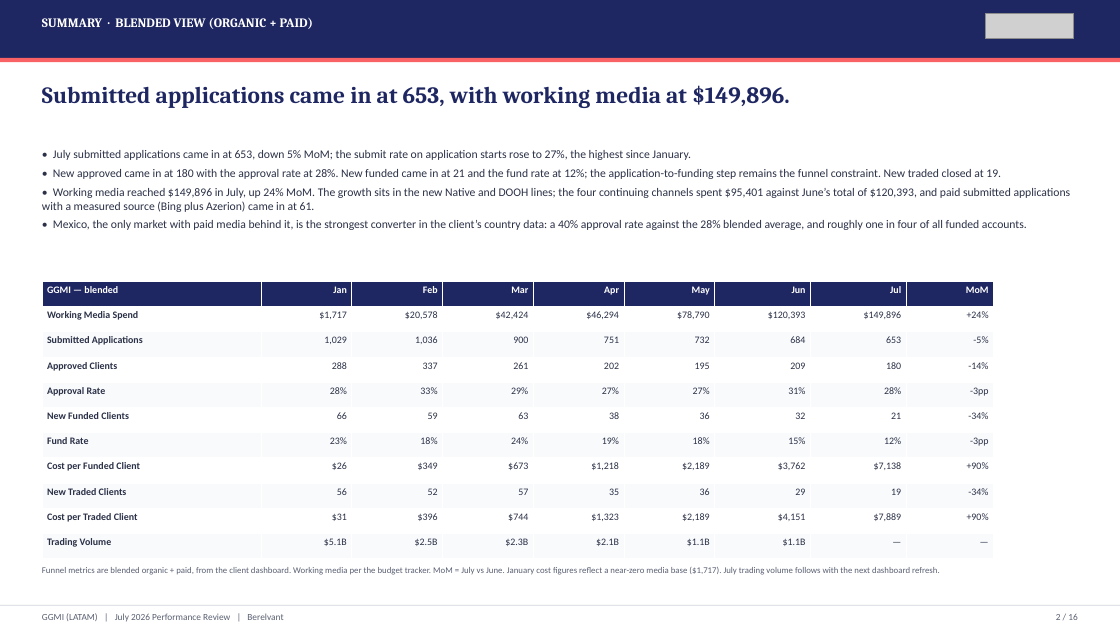
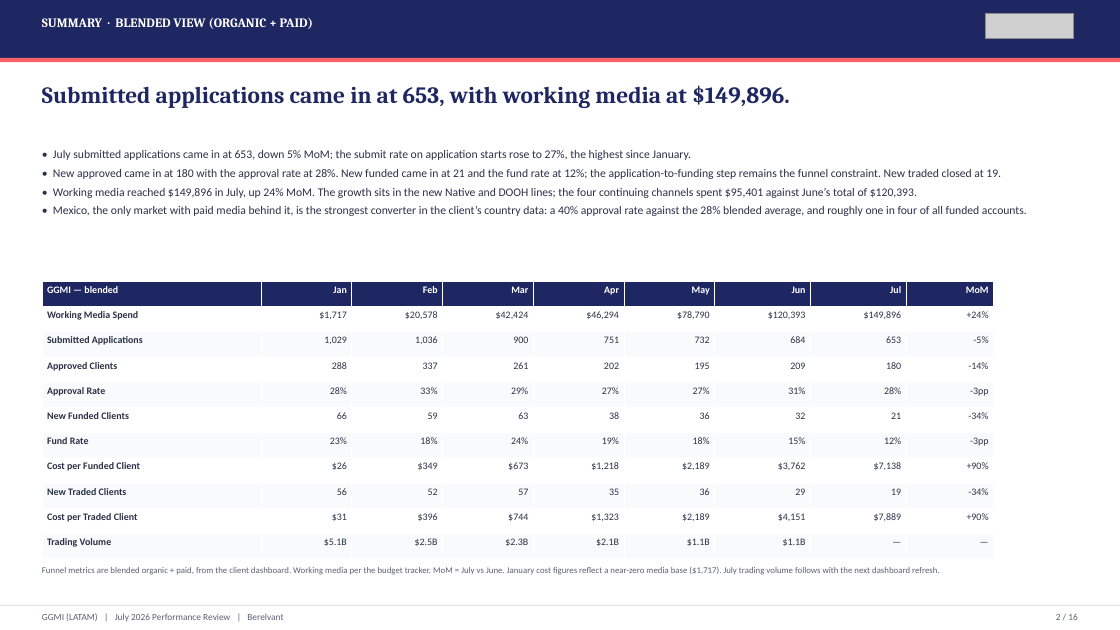
Before and after one commit to hablapro/brlvnt-reporting-hub, a slide deck: slide 2 of reports/forex/ggmi/2026-07/output/GGMI_LATAM_July_2026_Performance_Review.pptx. Drawn at 1120x630 pixels with LibreOffice and Linux fonts; fonts in the diff are those of the drawing; grey boxes stand for pictures. Boxes give left, top, right and bottom in pixels: in the first picture for what was removed or moved away, otherwise in the second. Text is boxed around its words. In the diff, an @@ line names an element or a change of style, - is before the commit and + after.

```diff
--- a/reports/forex/ggmi/2026-07/output/GGMI_LATAM_July_2026_Performance_Review.pptx
+++ b/reports/forex/ggmi/2026-07/output/GGMI_LATAM_July_2026_Performance_Review.pptx
@@ text at (x1=53, y1=188, x2=917, y2=198): text changed @@
-• Working media reached $149,896 in July, up 24% MoM. The growth sits in the new Native and DOOH lines; the four continuing channels spent $95,401 against June’s total of $120,393, and paid submitted applications with a measured source (Bing plus Azerion) came in at 61.
+• Working media reached $149,896 in July, up 24% MoM. The growth sits in the new Native and DOOH lines; the four continuing channels spent $95,401 against June’s total of $120,393.
```
Also in this commit, not shown: 11 other slides changed, 1 slide added, 1 slide removed, 8 other files.
